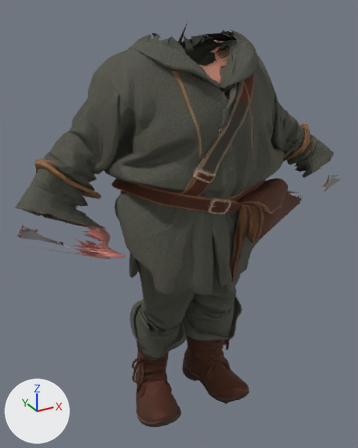
Before and after pictures for a commit that changed the glTF model godot/assets/models/wardrobe/wanderer-dwarf.glb.
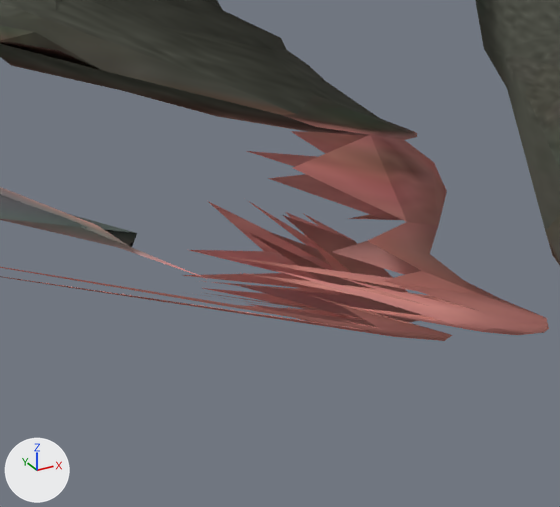
The first picture shows the older version from a camera (50 mm lens) standing at (-0.835, -1.429, 1.522) and looking at (-0.019, 0.055, 0.78). The close-ups show the older and then the newer version on the part from 12% to 36% of the width and 46% to 63% of the height of that picture. Only the edits that show in the close-ups are written down. Arrows for +X, +Y and +Z are at lower left; the lights stay in place. Vertices at exactly the same position are counted once.

The first close-up shows 'armour_pants', 'armour_sleeves'.
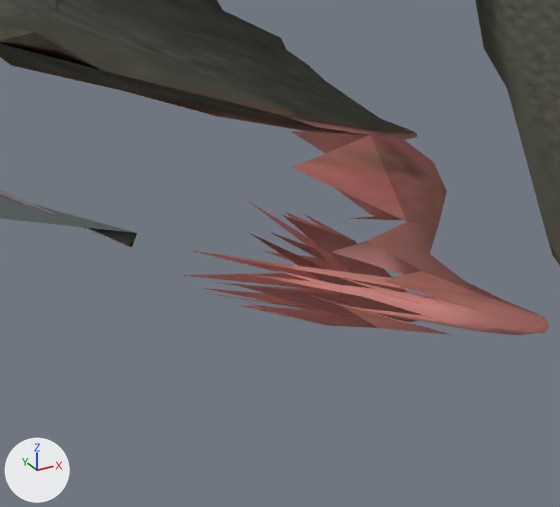
Pixel boxes [x1, y1, x2, y2] of what changed, in the close-ups (560 x 507 px):
'armour_sleeves', reshaped: before [0, 0, 486, 341]; after [0, 0, 486, 335]
part 1 of me_armour_sleeves, deleted: before [0, 151, 447, 341]

The edits, one by one:
me_armour_sleeves is used by ob_armour_sleeves; location (0.0, 0.0, 0.0).
me_armour_sleeves had 2124 vertices, 3781 faces and spanned x -0.62..0.618, y -0.154..0.14, z 0.785..1.229.
me_armour_sleeves now has 2110 vertices, 3765 faces and spans x -0.62..0.618, y -0.154..0.14, z 0.785..1.229.
Part 1, on me_armour_sleeves:
14 vertices are removed from x -0.616..-0.354, y -0.107..-0.017, z 0.79..0.901.
15 faces are deleted.
Other edits to the shape of me_armour_sleeves do not show in these pictures.
